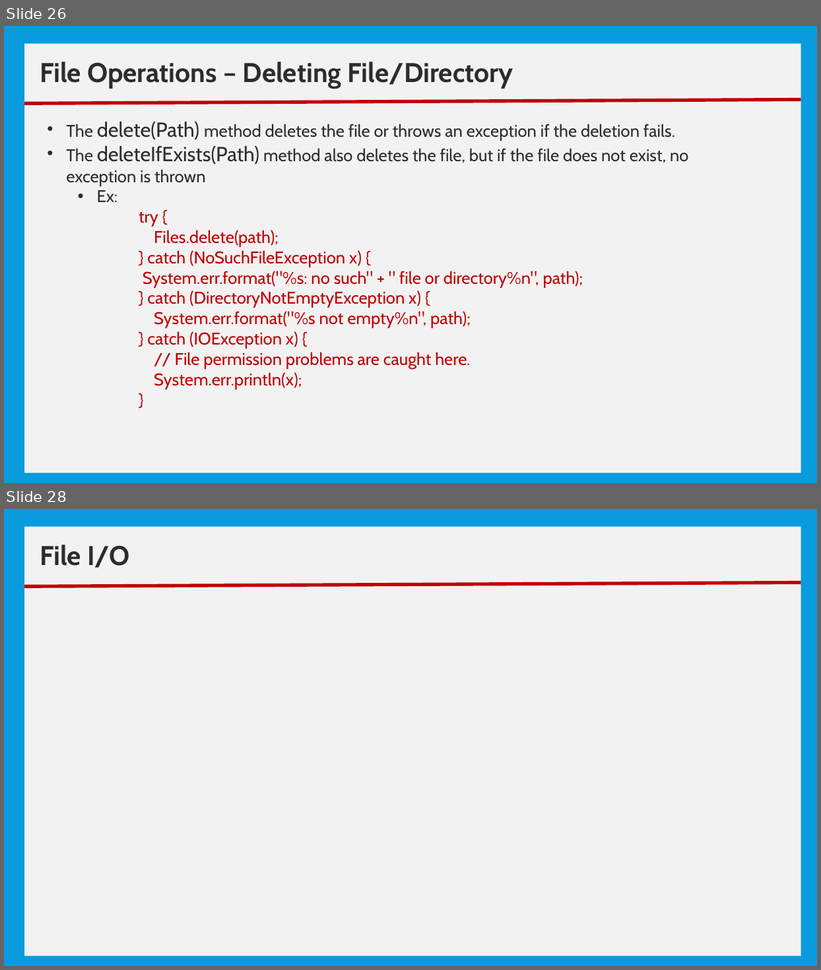
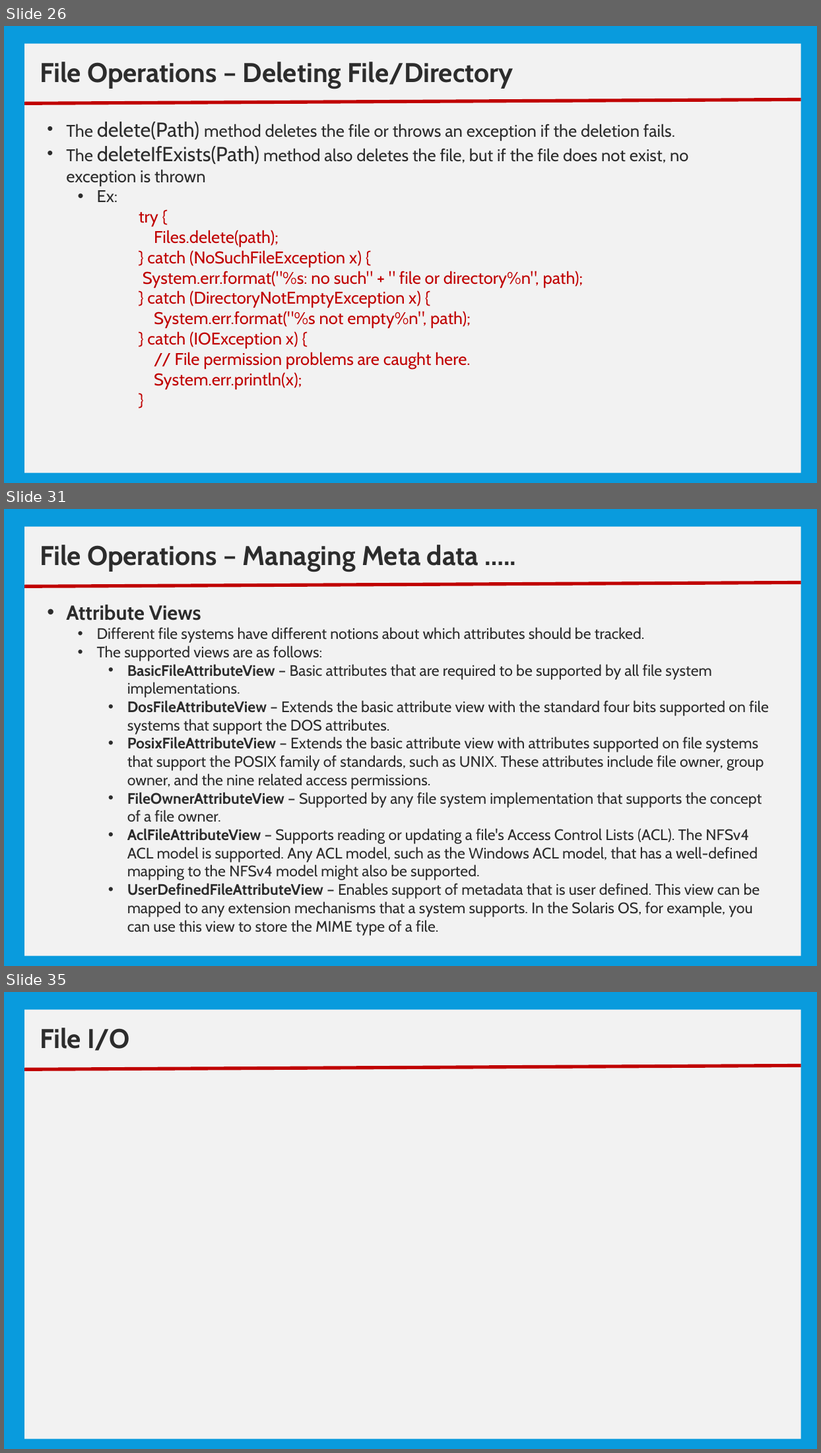
Before and after one commit to nmsgit1234/TechnicalDocs, a slide deck: training/core_java/10_Basic IO.pptx. Shown one above the other, each under a label of ours: slides 26 and 28 before the commit, slides 26, 31 and 35 after it; the slides between them are not shown. The pictures are 821x970 and 821x1453 pixels, drawn with LibreOffice and Linux fonts; fonts in the diff are those of the drawing. Boxes give left, top, right and bottom in pixels: in the first picture for what was removed or moved away, otherwise in the second. Text is boxed around its words. In the diff, an @@ line names an element or a change of style, - is before the commit and + after.

```diff
--- a/training/core_java/10_Basic IO.pptx
+++ b/training/core_java/10_Basic IO.pptx
@@ slide 31 added at <box>4,509,817,966</box>, background #099BDD @@
@@ rectangle added at <box>24,527,801,956</box>, fill #F2F2F2 @@
@@ text added at <box>40,545,479,571</box>, 32 pt, text #2C2C2C, bold @@
+File Operations – Managing Meta data …..
@@ line added from (24, 586) to (801, 583), #C00000 4 pt @@
@@ text added at <box>66,605,769,936</box>, 18 pt, text #2C2C2C @@
+• Attribute Views
+  • Different file systems have different notions about which attributes should be tracked.
+  • The supported views are as follows:
+    • BasicFileAttributeView – Basic attributes that are required to be supported by all file system implementations.
+    • DosFileAttributeView – Extends the basic attribute view with the standard four bits supported on file systems that support the DOS attributes.
+    • PosixFileAttributeView – Extends the basic attribute view with attributes supported on file systems that support the POSIX family of standards, such as UNIX. These attributes include file owner, group owner, and the nine related access permissions.
+    • FileOwnerAttributeView – Supported by any file system implementation that supports the concept of a file owner.
+    • AclFileAttributeView – Supports reading or updating a file's Access Control Lists (ACL). The NFSv4 ACL model is supported. Any ACL model, such as the Windows ACL model, that has a well-defined mapping to the NFSv4 model might also be supported.
+    • UserDefinedFileAttributeView – Enables support of metadata that is user defined. This view can be mapped to any extension mechanisms that a system supports. In the Solaris OS, for example, you can use this view to store the MIME type of a file.
@@ what was slide 28 is now slide 35 @@
```
Also in this commit, not shown: 1 slide changed, 6 other slides added, 4 other files.
